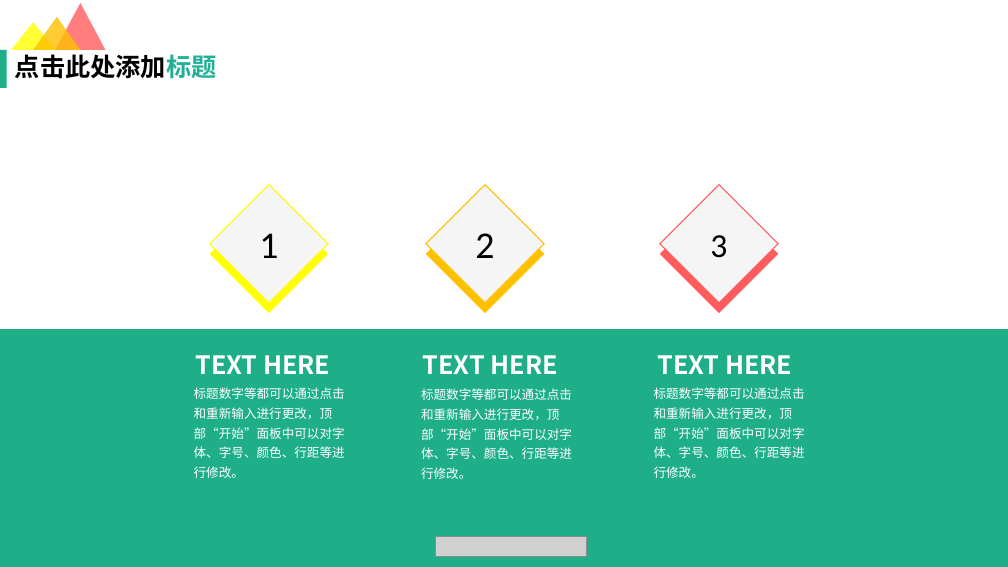
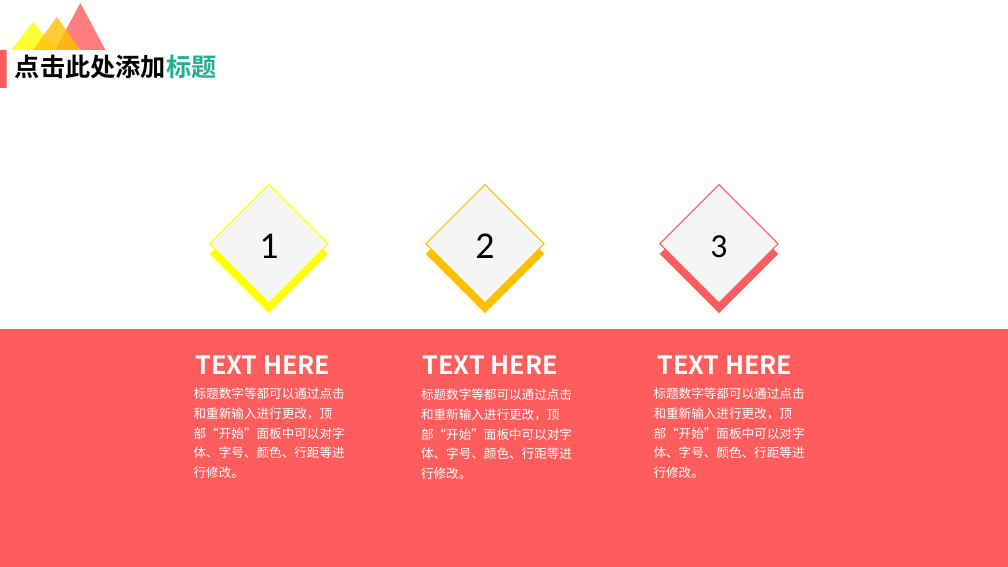
Before and after one commit to lucasxlu/CVLH, a slide deck: slide 15 of src/main/python/report_result/GovReport.pptx (slide 11 before the commit). Drawn at 1008x567 pixels with LibreOffice and Linux fonts; fonts in the diff are those of the drawing; grey boxes stand for pictures. Boxes give left, top, right and bottom in pixels: in the first picture for what was removed or moved away, otherwise in the second. Text is boxed around its words. In the diff, an @@ line names an element or a change of style, - is before the commit and + after.

```diff
--- a/src/main/python/report_result/GovReport.pptx
+++ b/src/main/python/report_result/GovReport.pptx
@@ rectangle at [0, 50, 7, 88]: fill #1EAE88 to #FF5D5D @@
@@ rectangle at [0, 329, 1008, 567]: fill #1EAE88 to #FF5D5D @@
@@ picture removed at [436, 537, 587, 557] @@
```
Also in this commit, not shown: 4 other slides changed, 13 slides added, 9 slides removed, 24 other files.
